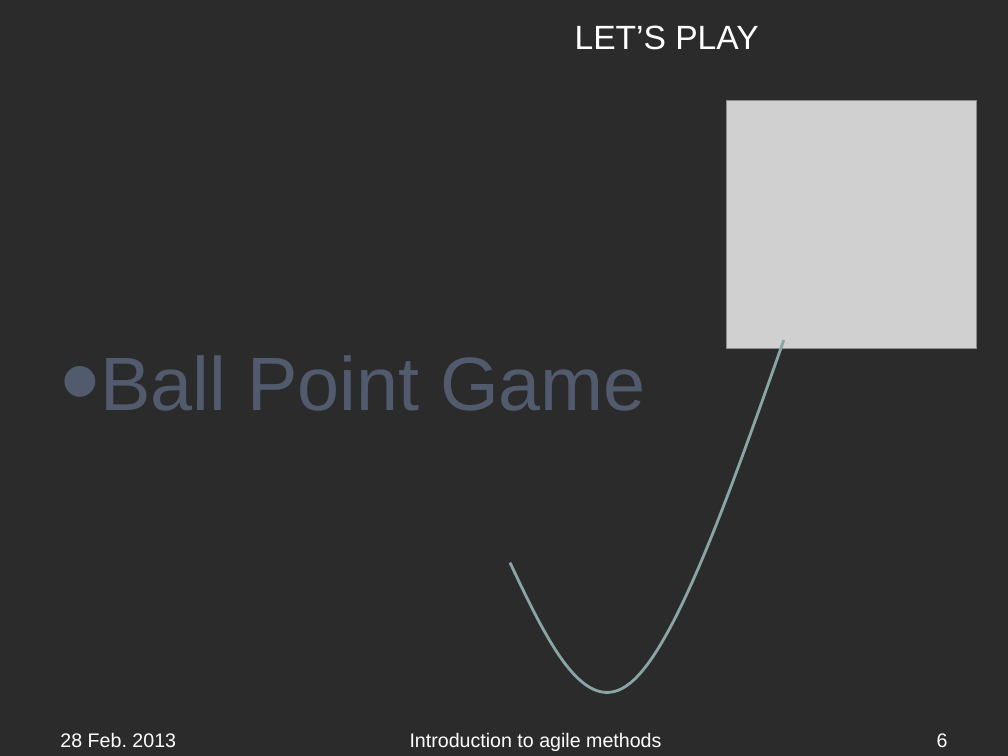
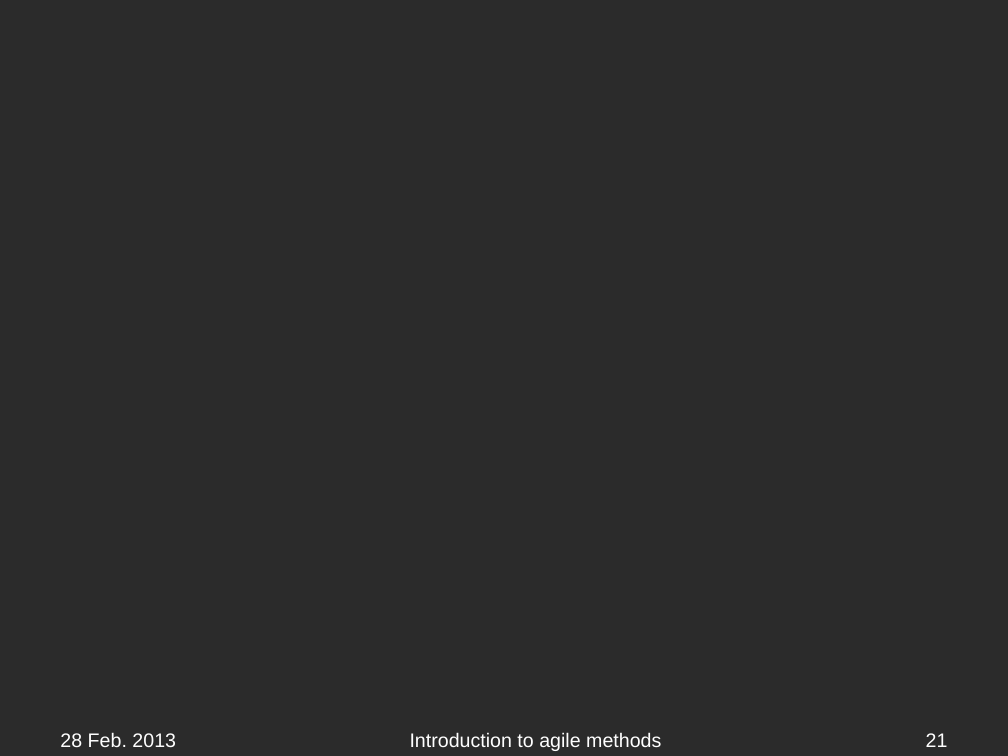
Before and after one commit to APGoblinShark/ap-bb-resources, a slide deck: slide 21 of AP-BrownBag(Javascript).pptx (slide 6 before the commit). Drawn at 1008x756 pixels with LibreOffice and Linux fonts; fonts in the diff are those of the drawing; grey boxes stand for pictures; background and template pictures are left out; a plain dark background stands for a picture behind light text. Boxes give left, top, right and bottom in pixels: in the first picture for what was removed or moved away, otherwise in the second. Text is boxed around its words. In the diff, an @@ line names an element or a change of style, - is before the commit and + after.

Commit message:
presentation

```diff
--- a/AP-BrownBag(Javascript).pptx
+++ b/AP-BrownBag(Javascript).pptx
@@ title removed at (575,25,758,50) @@
-LET’S PLAY
@@ picture removed at (726,100,977,349) @@
@@ text removed at (100,355,646,411) @@
-• Ball Point Game
@@ freeform shape removed at (510,340,784,692) @@
@@ page number at (926,733,948,747): text changed @@
-6
+21
```
Also in this commit, not shown: 1 other slide changed, 15 slides added.
